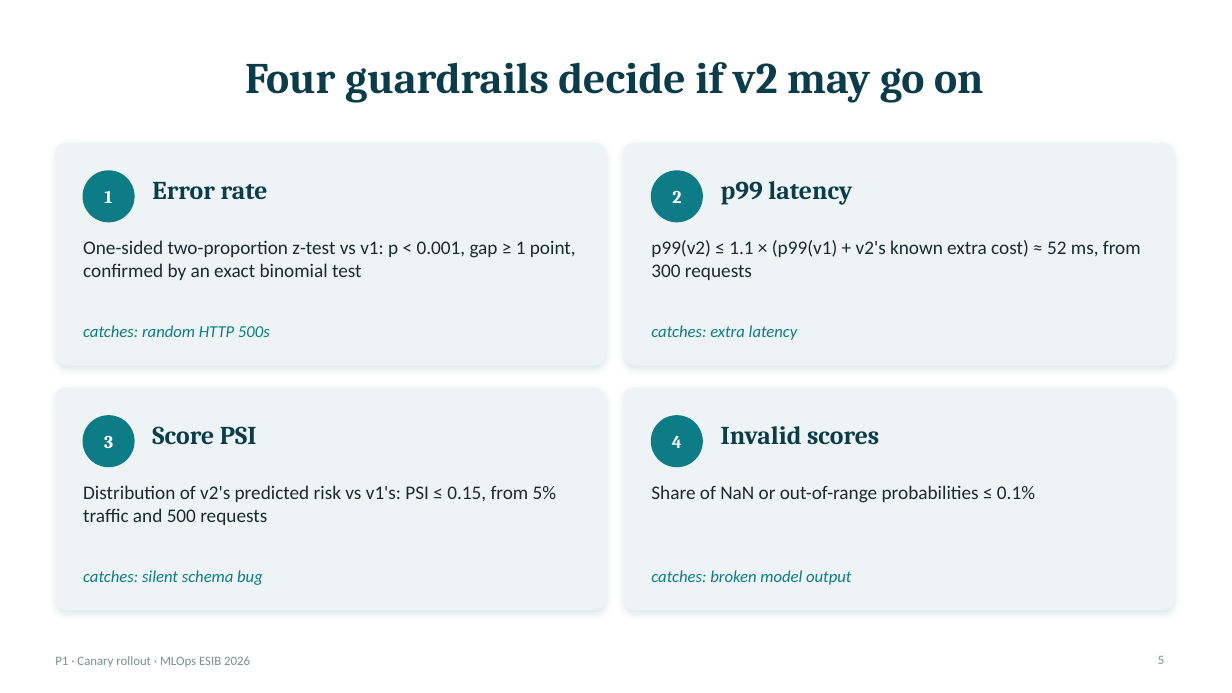
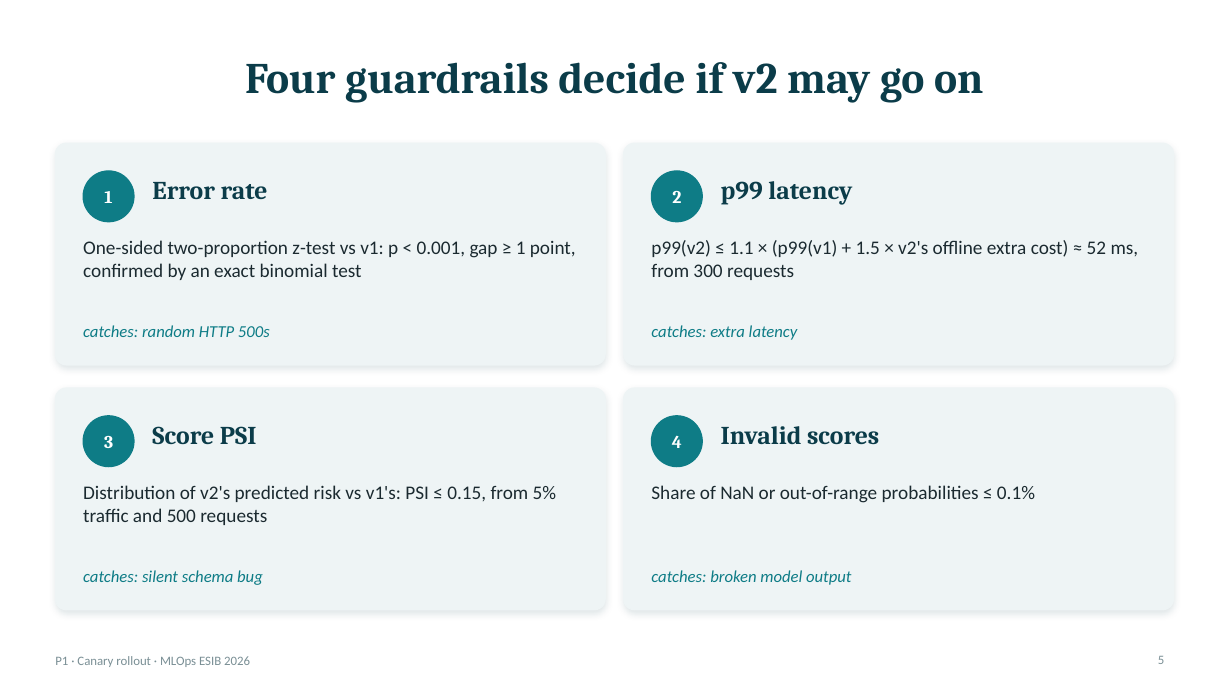
Before and after one commit to HoviGtaV/mlops-p1-canary, a slide deck: slide 5 of report/slides.pptx. Drawn at 1232x693 pixels with LibreOffice and Linux fonts; fonts in the diff are those of the drawing. Boxes give left, top, right and bottom in pixels: in the first picture for what was removed or moved away, otherwise in the second. Text is boxed around its words. In the diff, an @@ line names an element or a change of style, - is before the commit and + after.

```diff
--- a/report/slides.pptx
+++ b/report/slides.pptx
@@ text at box(651, 240, 1139, 280): text changed @@
-p99(v2) ≤ 1.1 × (p99(v1) + v2's known extra cost) ≈ 52 ms, from 300 requests
+p99(v2) ≤ 1.1 × (p99(v1) + 1.5 × v2's offline extra cost) ≈ 52 ms, from 300 requests
```
Also in this commit, not shown: 6 other slides changed, 10 other files.
